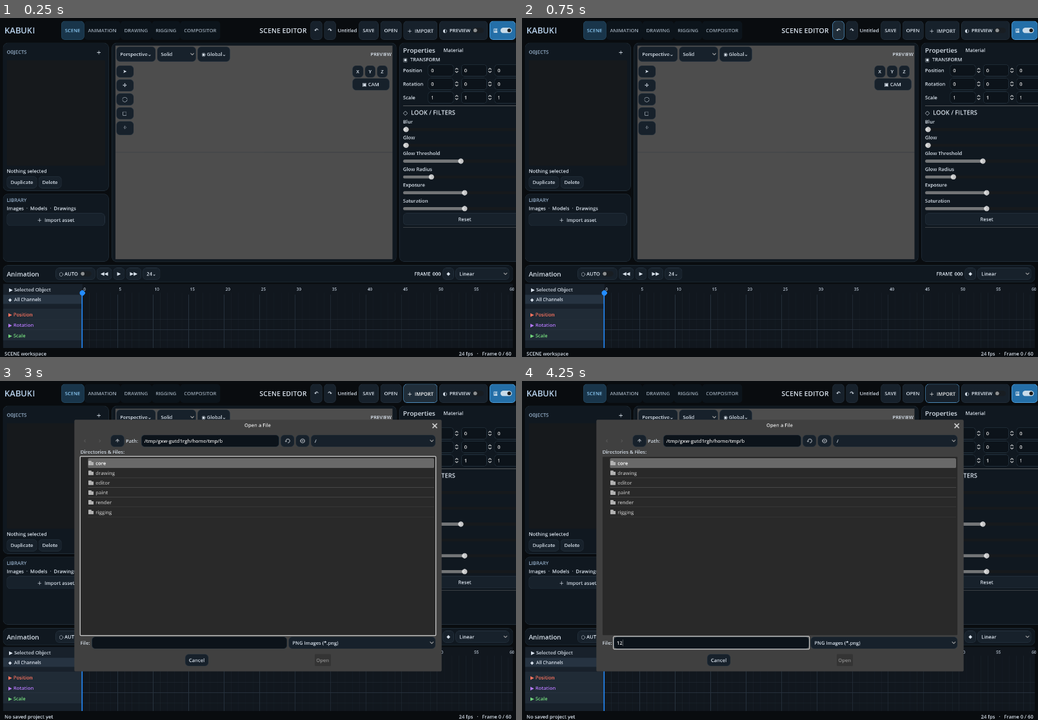
Above: before the commit, frames 1-4 (two rows, left to right).
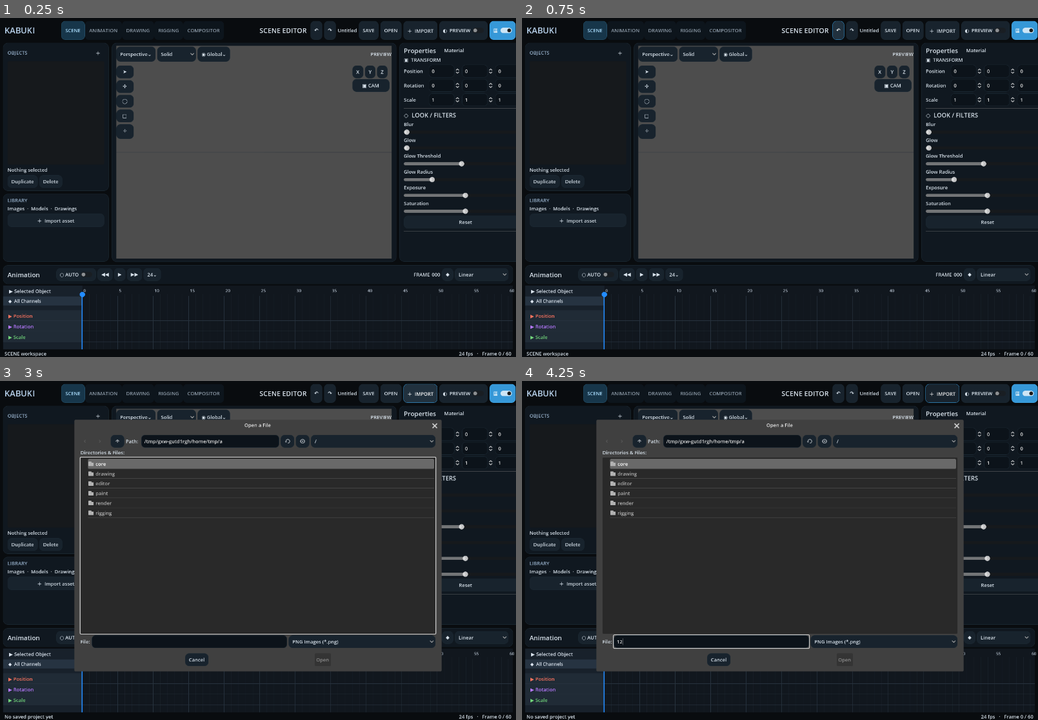
Above: after the commit, the same moments.

Repository: Onnevan/Kabuki
Game: Godot game, scene res://editor/main.tscn
Two runs of this game, one before a commit and one after it. Both use one fixed random seed, a clock stepped at 60 frames per second and the inputs below.
Inputs (mouse positions are in pixels of both pictures, inside the frame that each line leads up to):
- Up to frame 1 (0.25 s): no input
- Up to frame 2 (0.75 s): click "↶" at 0.5 s
- Up to frame 3 (3 s): click "↷" at 1.25 s; click "OPEN" at 2 s; click "＋ IMPORT" at 2.75 s
- Up to frame 4 (4.25 s): click (712, 642) at 3.52 s; type "12" at 3.6 s

The runs differ from the first frame. In frame 1, 4.4% of the frame differs, in the area x 0-100%, y 0-98%; in frame 2, 4.5%; in frame 3, 5.0%; in frame 4, 4.6%.

Commit message:
Refine global UI tokens and surfaces

Diff:
--- a/editor/kabuki_theme.gd
+++ b/editor/kabuki_theme.gd
@@ -1,12 +1,25 @@
 extends RefCounted
 
-static func box(color:String, radius:int=8, border:String="", padding:float=9.0) -> StyleBoxFlat:
+# KABUKI UI tokens. Keep visual decisions centralized here.
+const BG := "#0A0F14"
+const PANEL := "#101820"
+const PANEL_RAISED := "#151F29"
+const CONTROL := "#18232D"
+const CONTROL_HOVER := "#21313E"
+const STROKE := "#263541"
+const STROKE_SOFT := "#1B2832"
+const TEXT := "#D9E3EC"
+const MUTED := "#8493A1"
+const ACCENT := "#3698D8"
+const ACCENT_HOVER := "#45A9E9"
+
+static func box(color:String,radius:int=10,border:String="",padding:float=10.0) -> StyleBoxFlat:
 	var b:=StyleBoxFlat.new()
 	b.bg_color=Color(color)
 	b.corner_radius_top_left=radius; b.corner_radius_top_right=radius
 	b.corner_radius_bottom_left=radius; b.corner_radius_bottom_right=radius
 	b.content_margin_left=padding; b.content_margin_right=padding
-	b.content_margin_top=7; b.content_margin_bottom=7
+	b.content_margin_top=8; b.content_margin_bottom=8
 	if border!="":
 		b.border_width_left=1; b.border_width_top=1; b.border_width_right=1; b.border_width_bottom=1
 		b.border_color=Color(border)
@@ -15,34 +28,33 @@
 static func build() -> Theme:
 	var t:=Theme.new()
 	t.default_font_size=13
-	var text:=Color("#d9e2ec")
-	var muted:=Color("#8f9dab")
-	var accent:=Color("#4da3e6")
-	t.set_color("font_color","Label",text)
-	t.set_color("font_color","Button",text)
+	var text:=Color(TEXT); var muted:=Color(MUTED)
+	for kind in ["Label","Button","CheckButton","OptionButton","SpinBox","MenuButton"]:
+		t.set_color("font_color",kind,text)
 	t.set_color("font_hover_color","Button",Color.WHITE)
 	t.set_color("font_pressed_color","Button",Color.WHITE)
-	t.set_color("font_color","CheckButton",text)
-	t.set_color("font_color","OptionButton",text)
-	t.set_color("font_color","SpinBox",text)
 	t.set_color("font_uneditable_color","LineEdit",muted)
-	t.set_stylebox("normal","Button",box("#17212b",9,"#26333f",10))
-	t.set_stylebox("hover","Button",box("#202e3a",9,"#3b5368",10))
-	t.set_stylebox("pressed","Button",box("#246fA8",9,"#62b5f2",10))
-	t.set_stylebox("focus","Button",box("#00000000",9,"#62b5f2",10))
-	t.set_stylebox("normal","OptionButton",box("#17212b",9,"#26333f",10))
-	t.set_stylebox("hover","OptionButton",box("#202e3a",9,"#3b5368",10))
-	t.set_stylebox("normal","CheckButton",box("#17212b",9,"#26333f",9))
-	t.set_stylebox("hover","CheckButton",box("#202e3a",9,"#3b5368",9))
-	t.set_stylebox("panel","PanelContainer",box("#101820",12,"#22303b",10))
-	t.set_stylebox("normal","LineEdit",box("#0c131a",8,"#263541",8))
-	t.set_stylebox("normal","ItemList",box("#0c131a",10,"#202d38",8))
-	t.set_color("font_selected_color","TabBar",Color("#8dccf7"))
-	t.set_color("font_unselected_color","TabBar",Color("#9ba8b5"))
-	t.set_stylebox("tab_selected","TabBar",box("#19354a",9,"#28516d",10))
-	t.set_stylebox("tab_unselected","TabBar",box("#0c141b",9,"",10))
-	t.set_stylebox("tab_hovered","TabBar",box("#15232e",9,"",10))
+	t.set_stylebox("normal","Button",box(CONTROL,10,STROKE_SOFT,10))
+	t.set_stylebox("hover","Button",box(CONTROL_HOVER,10,STROKE,10))
+	t.set_stylebox("pressed","Button",box(ACCENT,10,ACCENT_HOVER,10))
+	t.set_stylebox("focus","Button",box("#00000000",10,ACCENT,10))
+	t.set_stylebox("normal","OptionButton",box(CONTROL,10,STROKE_SOFT,10))
+	t.set_stylebox("hover","OptionButton",box(CONTROL_HOVER,10,STROKE,10))
+	t.set_stylebox("normal","MenuButton",box(CONTROL,10,STROKE_SOFT,10))
+	t.set_stylebox("hover","MenuButton",box(CONTROL_HOVER,10,STROKE,10))
+	t.set_stylebox("normal","CheckButton",box(CONTROL,10,STROKE_SOFT,9))
+	t.set_stylebox("hover","CheckButton",box(CONTROL_HOVER,10,STROKE,9))
+	t.set_stylebox("panel","PanelContainer",box(PANEL,12,STROKE_SOFT,12))
+	t.set_stylebox("normal","LineEdit",box("#0C131A",9,STROKE_SOFT,8))
+	t.set_stylebox("normal","ItemList",box("#0C131A",10,"",8))
+	t.set_stylebox("focus","ItemList",box("#0C131A",10,STROKE,8))
+	t.set_color("font_selected_color","TabBar",Color("#A7DAFA"))
+	t.set_color("font_unselected_color","TabBar",Color("#8C9AA7"))
+	t.set_stylebox("tab_selected","TabBar",box("#17364A",10,"#24506A",11))
+	t.set_stylebox("tab_unselected","TabBar",box("#0D151C",10,"",11))
+	t.set_stylebox("tab_hovered","TabBar",box(PANEL_RAISED,10,"",11))
 	t.set_color("font_color","TooltipLabel",text)
-	t.set_constant("h_separation","HBoxContainer",7)
-	t.set_constant("v_separation","VBoxContainer",7)
+	t.set_stylebox("panel","TooltipPanel",box("#18232DEB",9,STROKE,8))
+	t.set_constant("h_separation","HBoxContainer",8)
+	t.set_constant("v_separation","VBoxContainer",8)
 	return t
